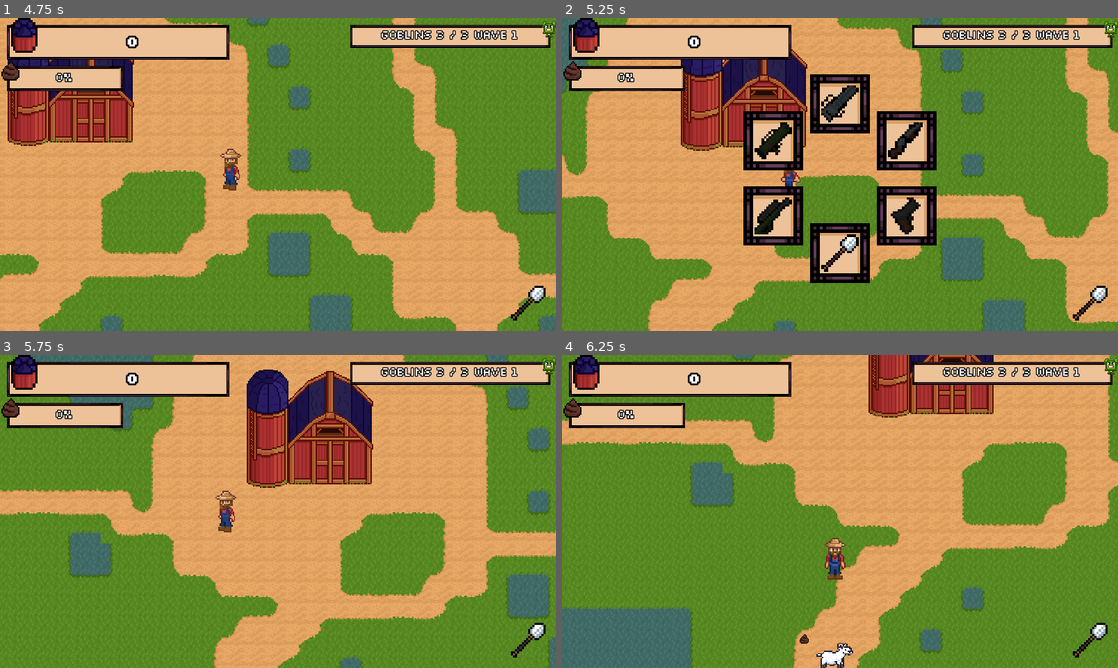
Above: before the commit, frames 1-4 (two rows, left to right).
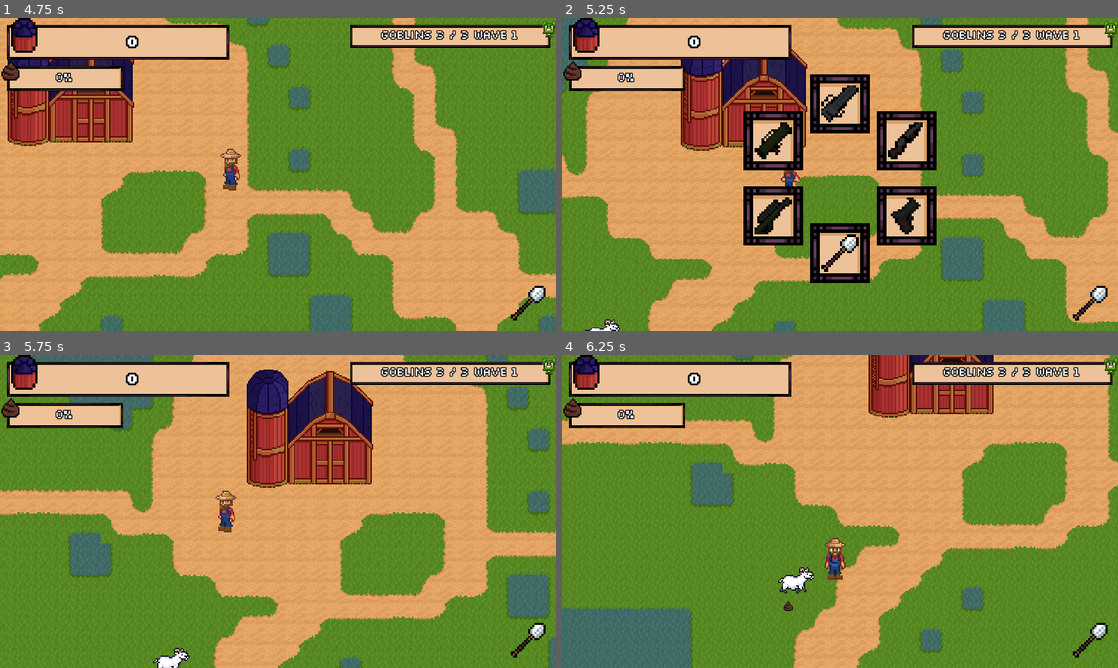
Above: after the commit, the same moments.

Repository: astro-panda/poo-farmer
Game: Godot game, scene res://Scenes/Main.tscn
Two runs of this game, one before a commit and one after it. Both use one fixed random seed, a clock stepped at 60 frames per second and the inputs below.
Inputs (mouse positions are in pixels of both pictures, inside the frame that each line leads up to):
- Up to frame 1 (4.75 s): click "Start" at 0.5 s; tap Enter at 1.25 s; move the mouse to (400, 158) at 1.27 s; hold Right (move_right) 1.28-2.03 s; hold X (game_over) 1.28-2.03 s; tap Space (ui_select) at 1.52, 2.27, 3.77, 4.52 s; move the mouse to (166, 190) at 2.02 s; hold Down (move_down) 2.03-2.78 s; tap Keypad 0 (deep_pockets) at 2.1 s; tap X (game_over) at 2.3, 3.8, 4.55 s; move the mouse to (333, 105) at 2.77 s; hold Right (move_right) 2.78-3.53 s; hold X (game_over) 2.78-3.53 s; move the mouse to (250, 237) at 3.52 s; hold Up (move_up) 3.53-4.28 s; tap 5 (launcher) at 3.6 s; move the mouse to (444, 221) at 4.27 s; hold Left (move_left) from 4.28 s (still down); hold Alt (modifier) from 4.28 s (still down)
- Up to frame 2 (5.25 s): keep holding Left (move_left); move the mouse to (673, 127) at 5.02 s; release Alt (modifier) at 5.03 s; tap R (open_arsenal) at 5.1 s
- Up to frame 3 (5.75 s): keep holding Left (move_left); tap Space (ui_select) at 5.27 s; tap X (game_over) at 5.3 s
- Up to frame 4 (6.25 s): move the mouse to (867, 511) at 5.77 s; release Left (move_left) at 5.78 s; hold Down (move_down) from 5.78 s (still down); hold 2 (pistol) from 5.78 s (still down); tap X (game_over) at 6.05 s

Frame 1 is identical in both runs. In frame 2, 0.1% of the frame differs, in the area x 4-11%, y 96-100%; in frame 3, 0.2%; in frame 4, 0.7%, in the area x 38-53%, y 67-100%.

Commit message:
improved the animal movement

Diff:
--- a/poofarmer/Scenes/Animal/Animal.tscn
+++ b/poofarmer/Scenes/Animal/Animal.tscn
@@ -469,7 +469,7 @@
 [node name="Sprite" type="AnimatedSprite" parent="."]
 frames = SubResource( 2 )
 animation = "Chicken - down"
-frame = 3
+frame = 1
 playing = true
 
 [node name="CollisionShape2D" type="CollisionShape2D" parent="."]
--- a/poofarmer/Scripts/AnimalSpawner.gd
+++ b/poofarmer/Scripts/AnimalSpawner.gd
@@ -6,6 +6,8 @@
 onready var player = get_tree().get_nodes_in_group("player")[0]
 onready var camera = get_tree().get_nodes_in_group("camera")[0]
 var rnd = RandomNumberGenerator.new()
+export(bool) var spawn_animals = true
+var number_of_unicorns = 0
 
 # Called when the node enters the scene tree for the first time.
 func _ready():
@@ -18,27 +20,33 @@
 
 
 func _on_SpawnTimer_timeout():
-	var animalType = AnimalType.new()
-	animalType.current_value = (randi() % AnimalType.values.keys().size())
-	var animal = animal_scene.instance()
+	if spawn_animals:
+		var animalType = AnimalType.new()
+		animalType.current_value = (randi() % AnimalType.values.keys().size())
+		if animalType.current_value == 4:
+			number_of_unicorns += 1
+		if number_of_unicorns >= 3:
+			# never spawn more than 2 unicorns
+			return
 
-	var cameraWidth = 640
-	var cameraHeight = 375
-	var cameraPosition = camera.get_camera_position()
-	var cameraTop = cameraPosition.y - (cameraHeight / 2)
-	var cameraBottom = cameraPosition.y + (cameraHeight / 2)
-	var cameraLeft = cameraPosition.x - (cameraWidth / 2)
-	var cameraRight = cameraPosition.x + (cameraWidth / 2)
+		var animal = animal_scene.instance()
 
-	var spawnX = rnd.randi_range(0, 3072)
-	var spawnY = rnd.randi_range(0, 3072)
-	while (spawnX > cameraLeft) && (spawnX < cameraRight) && (spawnY > cameraTop) && (spawnY < cameraBottom):
-		spawnX = rnd.randi_range(0, 3072)
-		spawnY = rnd.randi_range(0, 3072)
+		var cameraWidth = 640
+		var cameraHeight = 375
+		var cameraPosition = camera.get_camera_position()
+		var cameraTop = cameraPosition.y - (cameraHeight / 2)
+		var cameraBottom = cameraPosition.y + (cameraHeight / 2)
+		var cameraLeft = cameraPosition.x - (cameraWidth / 2)
+		var cameraRight = cameraPosition.x + (cameraWidth / 2)
 
-	animal.position = Vector2(spawnX, spawnY)
-	print("spawned animal at ", animal.position)
-	animal.set_type(animalType)
-	add_child(animal)
-	if(get_child_count() > population):
-		$SpawnTimer.stop()
+		var spawnX = rnd.randi_range(0, 3072)
+		var spawnY = rnd.randi_range(0, 3072)
+		while (spawnX > cameraLeft) && (spawnX < cameraRight) && (spawnY > cameraTop) && (spawnY < cameraBottom):
+			spawnX = rnd.randi_range(0, 3072)
+			spawnY = rnd.randi_range(0, 3072)
+
+		animal.position = Vector2(spawnX, spawnY)
+		animal.set_type(animalType)
+		add_child(animal)
+		if(get_child_count() > population):
+			$SpawnTimer.stop()
--- a/poofarmer/Scripts/Goblin.gd
+++ b/poofarmer/Scripts/Goblin.gd
@@ -121,7 +121,5 @@
 
 func handle_hit(damage):
 	health -= damage
-	print("Enemy hit!", health)
 	if health <= 0:
-		print("Gobo ded!")
 		queue_free()
--- a/poofarmer/Scripts/Main.gd
+++ b/poofarmer/Scripts/Main.gd
@@ -36,6 +36,7 @@
 	if enemy_spawner == null:
 		enemy_spawner = enemy_spawner_scene.instance()
 
+
 	add_child(animal_spawner)
 	add_child(enemy_spawner)
 	player.goboSpawner = enemy_spawner
--- a/poofarmer/Scripts/Player.gd
+++ b/poofarmer/Scripts/Player.gd
@@ -193,7 +193,6 @@
 func game_over():
 	get_tree().paused = true
 	var enemy_spawner = get_tree().get_nodes_in_group("spawner_enemy")[0]
-	print("You Poose!")
 	var wave_count = "Waves survived: " + str(clamp(enemy_spawner.wave_count - 1, 0, enemy_spawner.wave_count)) + ", nice!"
 	var gross_poo = "You harvested " + str(gross_poo_harvested) + " poo with your hands.... gross..."
 	$ModalWindow.display_game_over(wave_count, gross_poo)
--- a/poofarmer/Scripts/Silo.gd
+++ b/poofarmer/Scripts/Silo.gd
@@ -8,7 +8,6 @@
 	if overlaps_body(player):
 		glow.visible = true
 		barn_sprite.animation = "open-doors"
-		print("player in dump range")
 
 		if Input.is_action_pressed("ui_select"):
 			(player as Player).dump_poo_in_silo()
--- a/poofarmer/Scripts/animal.gd
+++ b/poofarmer/Scripts/animal.gd
@@ -4,8 +4,8 @@
 
 export(float) var poo_timer_min = 4.0
 export(float) var poo_timer_max = 20.0
-export(float) var destination_timer_min = 4.0
-export(float) var destination_timer_max = 20.0
+export(float) var destination_timer_min = 5.0
+export(float) var destination_timer_max = 15.0
 export var speed = 1500
 export(bool) var corked = false
 
@@ -16,6 +16,13 @@
 onready var player = get_tree().get_nodes_in_group("player")[0]
 onready var pooSpawner = get_tree().get_nodes_in_group("poo_spawner")[0]
 onready var audio_router = $AudioRouter
+var rnd = RandomNumberGenerator.new()
+
+var topLeft = Vector2(0, 0)
+var topRight = Vector2(3072, 0)
+var bottomRight = Vector2(3072, 3072)
+var bottomLeft = Vector2(0, 3072)
+var halfOfDiagonal = 2173
 
 var destination: Vector2
 
@@ -57,9 +64,48 @@
 func set_type(type:AnimalType):
 	_type = type.current_value
 	$Sprite.animation = AnimalType.values.keys()[_type] + " - down"
-	print(_type)
 
 
 func _on_ChangeDestinationTimer_timeout():
-	destination = Vector2(randi() % 3072, randi() % 3072)
-	destination_timer.wait_time = rand_range(destination_timer_min, destination_timer_max)
+	if _type == AnimalType.values.Unicorn:
+		var rndSide = rnd.randi_range(0, 1)
+		var rndLocAlongSide = rnd.randi_range(0, 3072)
+		var rndDistFromSide = rnd.randi_range(0, 1000)
+		var distToTopLeft = global_position.distance_to(topLeft)
+		var distToTopRight = global_position.distance_to(topRight)
+		var distToBottomRight = global_position.distance_to(bottomRight)
+		if distToTopLeft < halfOfDiagonal:
+			# Will be closest to Top Left
+			if rndSide == 0:
+				# Picked the left wall
+				destination = Vector2(rndDistFromSide, rndLocAlongSide)
+			else:
+				# Picked the top wall
+				destination = Vector2(rndLocAlongSide, rndDistFromSide)
+		elif distToTopRight < halfOfDiagonal:
+			# Will be closest to Top Right
+			if rndSide == 0:
+				# Picked the top wall
+				destination = Vector2(rndLocAlongSide, rndDistFromSide)
+			else:
+				# Picked the right wall
+				destination = Vector2(3072 - rndDistFromSide, rndLocAlongSide)
+		elif distToBottomRight < halfOfDiagonal:
+			# Will be closest to Bottom Right
+			if rndSide == 0:
+				# Picked the right wall
+				destination = Vector2(3072 - rndDistFromSide, rndLocAlongSide)
+			else:
+				# Picked the bottom wall
+				destination = Vector2(rndLocAlongSide, 3072 - rndDistFromSide)
+		else:
+			# Will be closest to Bottom Left
+			if rndSide == 0:
+				# Picked the bottom wall
+				destination = Vector2(rndLocAlongSide, 3072 - rndDistFromSide)
+			else:
+				# Picked the left wall
+				destination = Vector2(rndDistFromSide, rndLocAlongSide)
+	else:
+		destination = Vector2(rnd.randi_range(0, 3072), rnd.randi_range(0, 3072))
+	destination_timer.start(rand_range(destination_timer_min, destination_timer_max))
Binary file changed: poofarmer/Images/Unicorn.png
